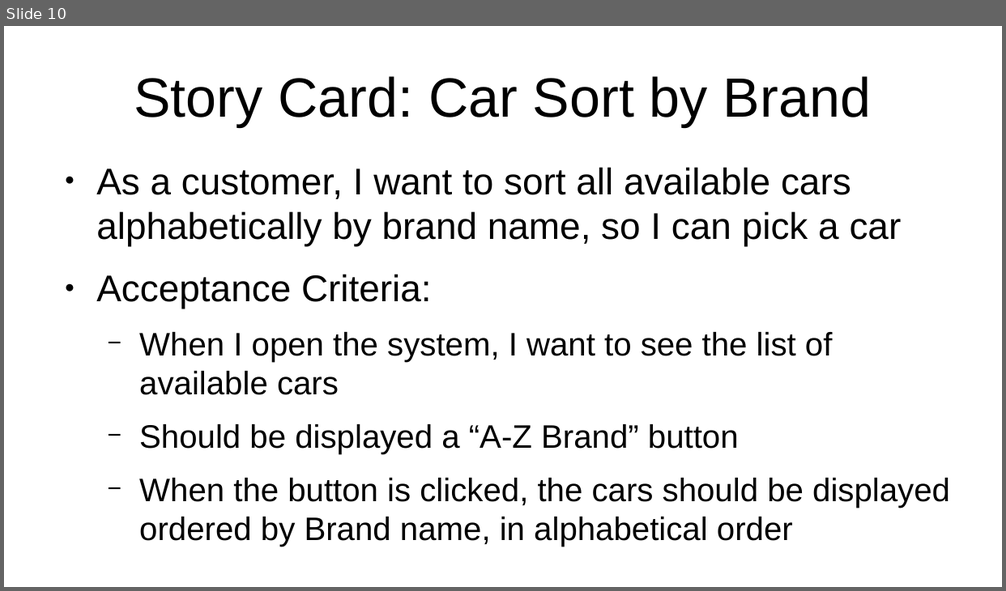
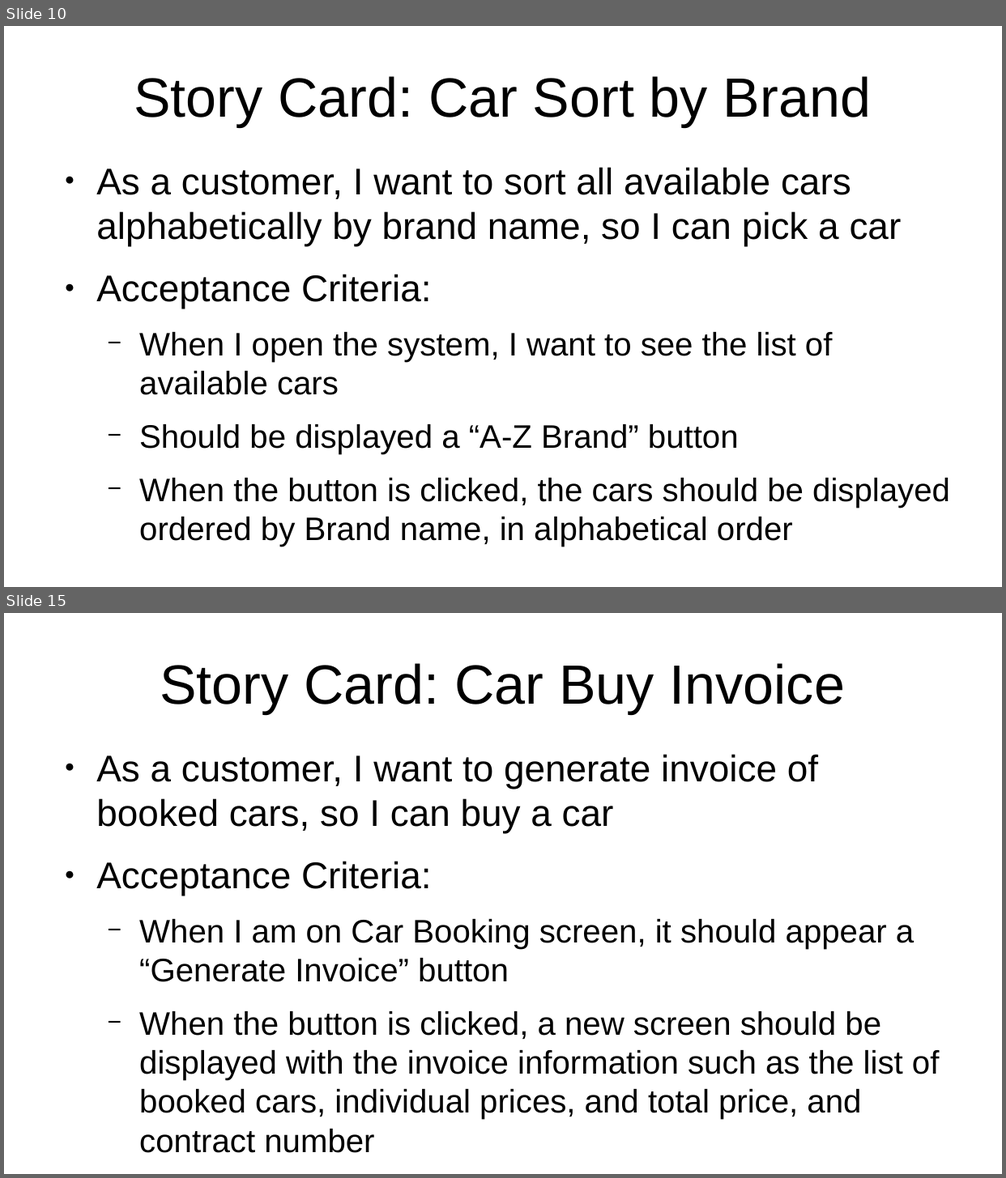
Before and after one commit to al8111/Java-UML-SWT, a slide deck: presentation.odp. Shown one above the other, each under a label of ours: slide 10 before the commit, slides 10 and 15 after it; the slides between them are not shown. The pictures are 1006x591 and 1006x1178 pixels, drawn with LibreOffice and Linux fonts; fonts in the diff are those of the drawing. Boxes give left, top, right and bottom in pixels: in the first picture for what was removed or moved away, otherwise in the second. Text is boxed around its words. In the diff, an @@ line names an element or a change of style, - is before the commit and + after.

Commit message:
doc: create story cards

```diff
--- a/presentation.odp
+++ b/presentation.odp
@@ slide 15 added at [4, 613, 1002, 1174], background #FFFFFF @@
@@ title added at [160, 663, 845, 714], 44 pt, text #000000 @@
+Story Card: Car Buy Invoice
@@ text added at [96, 754, 939, 1153], 25.9 pt, text #000000 @@
+● As a customer, I want to generate invoice of booked cars, so I can buy a car
+● Acceptance Criteria:
+  − When I am on Car Booking screen, it should appear a “Generate Invoice” button
+  − When the button is clicked, a new screen should be displayed with the invoice information such as the list of booked cars, individual prices, and total price, and contract number
```
Also in this commit, not shown: 1 slide changed, 3 other slides added.
